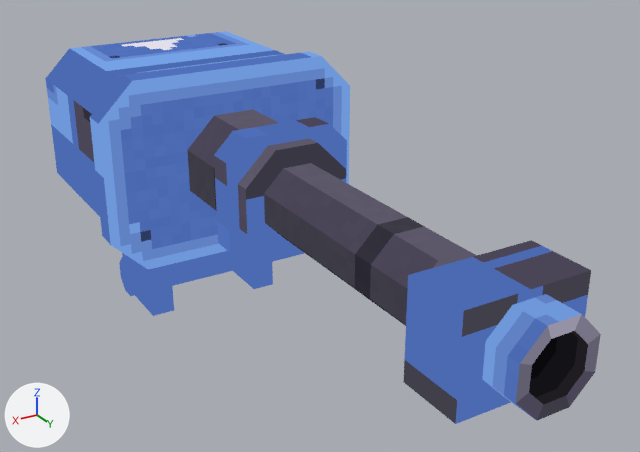
Before and after pictures for a commit that changed the glTF model art/out/pound_cannon.glb.
Both versions are drawn from a 50 mm lens placed at (0.723, 1.742, 0.882), pointed at (-0.05, 0.454, 0.239). The lights are fixed; the arrows at lower left show +X, +Y and +Z. The older version comes first. Vertices at exactly the same position are counted once.

Objects in the first picture: 'pound_cannon_head'.
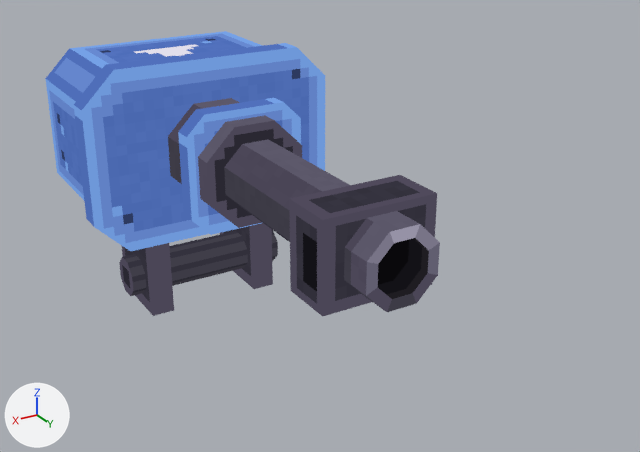
The change in detail:
me_pound_cannon_head is used by ob_pound_cannon_head; location (0.0, 0.0, 0.0).
me_pound_cannon_head had 136 vertices, 224 faces and spanned x -0.27..0.27, y -0.22..1.1, z -0.075..0.49.
me_pound_cannon_head now has 136 vertices, 224 faces and spans x -0.27..0.27, y -0.22..0.78, z -0.075..0.49.
me_pound_cannon_head part 1: the loose piece of 16 vertices spanning x -0.102..0.102, y 0.2..0.46, z 0.198..0.402 is scaled about its middle by (1, 0.769, 1), then moved by (0.0, -0.13, 0.0).
me_pound_cannon_head part 2: the loose piece of 16 vertices spanning x -0.122..0.122, y 0.38..0.43, z 0.178..0.422 is scaled about its middle by (1, 0.8, 1), then moved by (0.0, -0.165, 0.0).
me_pound_cannon_head part 3: the loose piece of 8 vertices spanning x -0.105..0.105, y 0.93..1.04, z 0.22..0.38 is scaled about its middle by (1, 0.909, 1), then moved by (0.0, -0.315, 0.0).
me_pound_cannon_head part 4: the loose piece of 16 vertices spanning x -0.27..0.27, y 0.16..0.21, z 0.11..0.49 is moved by (0.0, -0.1, 0.0).
me_pound_cannon_head part 5: all 24 vertices in x -0.067..0.067, y 1.05..1.1, z 0.233..0.367 are moved by (0.0, -0.32, 0.0).
me_pound_cannon_head part 6: all 8 vertices in x -0.067..0.067, y 0.46, z 0.233..0.367 are moved by (0.0, -0.16, 0.0).
me_pound_cannon_head part 7: all 8 vertices in x -0.25..0.25, y 0.16, z 0.13..0.47 are moved by (0.0, -0.1, 0.0).
me_pound_cannon_head part 8: texture (UV) coordinates of 170 of 224 faces, centred in x -0.27..0.27, y -0.22..1.04, z -0.075..0.47, changed; they spanned u 0.01..0.99, v 0.66..0.99 and now span u 0.01..0.98, v 0.72..0.99.

Boxes (x1, y1, x2, y2) around the edits, measured in the pictures (640 x 452 px; the box of a moved part takes in the faces that stretch with it):
'pound_cannon_head', reshaped, surface changed (29% narrower, 27% shorter)
    before: (45, 31, 601, 424)
    after: (45, 31, 440, 317)
part 1 of me_pound_cannon_head, moved or reshaped
    before: (187, 109, 346, 258)
    after: (168, 98, 302, 228)
part 2 of me_pound_cannon_head, moved or reshaped
    before: (214, 117, 347, 267)
    after: (178, 98, 301, 235)
part 3 of me_pound_cannon_head, moved or reshaped
    before: (403, 240, 591, 424)
    after: (289, 175, 437, 317)
part 4 of me_pound_cannon_head, moved or reshaped
    before: (90, 52, 350, 270)
    after: (74, 43, 325, 251)
part 5 of me_pound_cannon_head, moved or reshaped
    before: (516, 314, 601, 420)
    after: (366, 224, 440, 312)
part 6 of me_pound_cannon_head, moved or reshaped
    before: (264, 163, 581, 418)
    after: (224, 139, 419, 311)
part 7 of me_pound_cannon_head, moved or reshaped
    before: (45, 31, 285, 217)
    after: (45, 31, 263, 200)
part 8 of me_pound_cannon_head, surface changed
    before: (45, 32, 591, 424)
    after: (45, 32, 437, 317)
